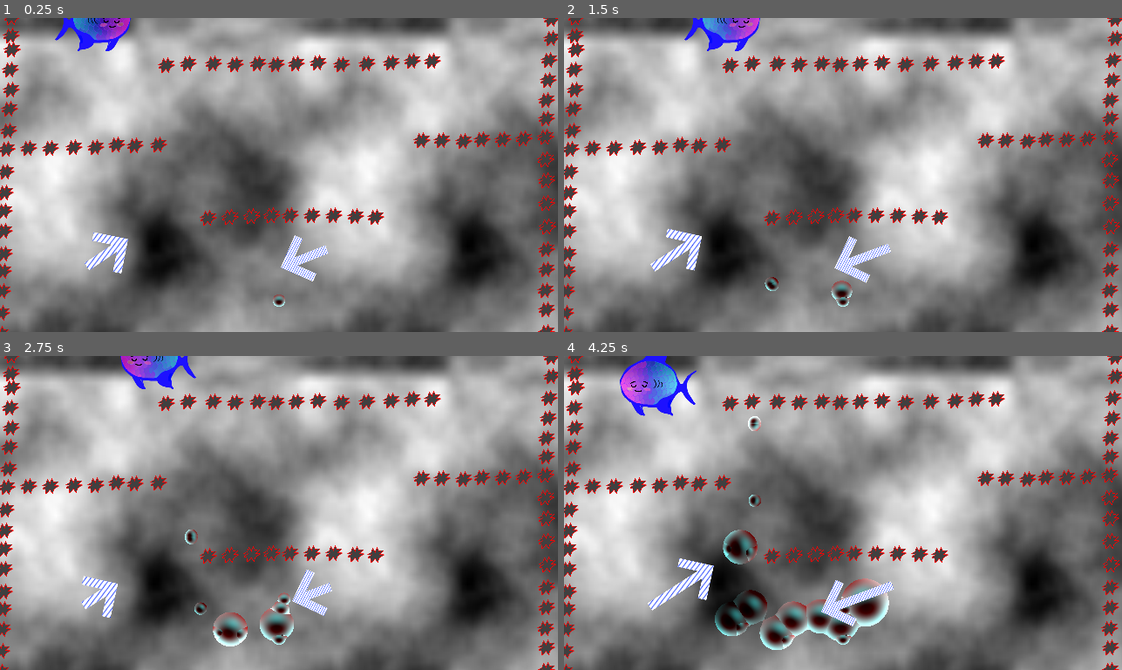
Above: before the commit, frames 1-4 (two rows, left to right).
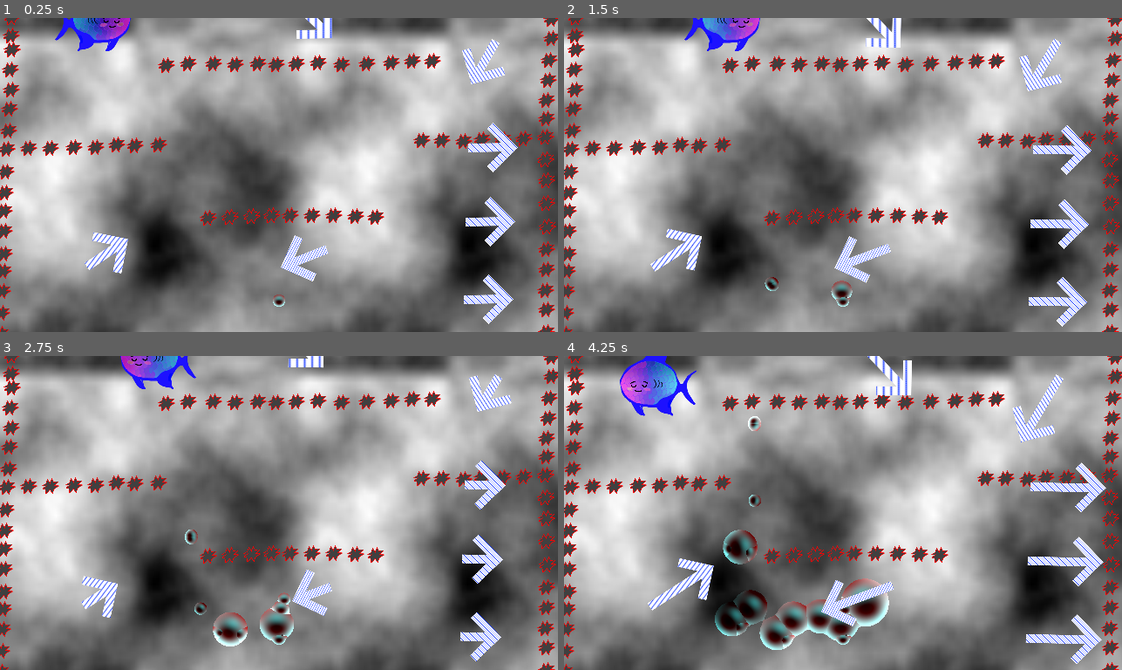
Above: after the commit, the same moments.

Repository: Raattis/ggj25
Game: Godot game, scene res://riku/maailma.tscn
Two runs of this game, one before a commit and one after it. Both use one fixed random seed, a clock stepped at 60 frames per second and the inputs below. The engine's default icon, where the game draws it, is replaced by a stand-in: a white triangle on a blue panel in a dark square.
Inputs (mouse positions are in pixels of both pictures, inside the frame that each line leads up to):
- Up to frame 1 (0.25 s): no input
- Up to frame 2 (1.5 s): move the mouse to (965, 159) at 0.52 s; hold Space (launch) 0.53-1.25 s; click (965, 159) at 0.67 s; drag from (731, 190) to (714, 21) at 1.27 s
- Up to frame 3 (2.75 s): move the mouse to (334, 443) at 2.02 s; hold Middle mouse button (move_camera) from 2.03 s (still down); click (334, 443) at 2.17 s; tap Space (launch) at 2.3 s
- Up to frame 4 (4.25 s): release Middle mouse button (move_camera) at 2.75 s; drag from (815, 575) to (675, 582) at 2.77 s; move the mouse to (1010, 560) at 3.52 s; press the mouse at (1010, 560) at 3.53 s; tap Space (launch) at 3.8 s

The runs differ from the first frame. In frame 1, 2.3% of the frame differs, in the area x 53-93%, y 0-98%; in frame 2, 2.5%; in frame 3, 2.0%; in frame 4, 3.0%, in the area x 54-98%, y 0-99%.

Commit message:
siirreltavien lisays

Diff:
--- a/godot-project/riku/kursori.gd
+++ b/godot-project/riku/kursori.gd
@@ -73,7 +73,12 @@
 	new.impulse_magnitude = impulse_magnitude
 	new.max_angular_velocity = max_angular_velocity
 
+const SIIRRELTAVA = preload("res://riku/siirreltava.tscn")
 func _input(event: InputEvent):
+	if event is InputEventMouseButton and event.double_click and event.button_index == MOUSE_BUTTON_RIGHT:
+		var siirreltava := SIIRRELTAVA.instantiate()
+		$"../siirreltavat".add_child(siirreltava)
+		siirreltava.global_position = get_global_mouse_position()
 	if event.is_action_pressed("launch"):
 		launch()
 	if event.is_action_pressed("remove") and target.get_child_count() > 1:
--- a/godot-project/riku/kursori.tscn
+++ b/godot-project/riku/kursori.tscn
@@ -1,14 +1,9 @@
-[gd_scene load_steps=4 format=3 uid="uid://dafehync2qrhk"]
+[gd_scene load_steps=3 format=3 uid="uid://dafehync2qrhk"]
 
 [ext_resource type="Script" uid="uid://sqcgrmay8wrn" path="res://riku/kursori.gd" id="1_v32km"]
 [ext_resource type="PackedScene" uid="uid://daq0pfywwl0eb" path="res://riku/kupla_gfx.tscn" id="2_v32km"]
 
-[sub_resource type="CircleShape2D" id="CircleShape2D_cspln"]
-
 [node name="kursori" type="Node2D"]
 script = ExtResource("1_v32km")
 
-[node name="ShapeCast2D" type="ShapeCast2D" parent="."]
-shape = SubResource("CircleShape2D_cspln")
-
 [node name="kupla_gfx" parent="." instance=ExtResource("2_v32km")]
--- a/godot-project/riku/maailma.tscn
+++ b/godot-project/riku/maailma.tscn
@@ -291,12 +291,31 @@
 
 [node name="the kalanen" parent="." instance=ExtResource("10_em6w7")]
 
-[node name="siirreltava" parent="." instance=ExtResource("10_msu6y")]
+[node name="siirreltavat" type="Node" parent="."]
+
+[node name="siirreltava" parent="siirreltavat" instance=ExtResource("10_msu6y")]
 position = Vector2(339, 283)
-rotation = -3.50811
-
-[node name="siirreltava2" parent="." instance=ExtResource("10_msu6y")]
+rotation = 2.77507
+
+[node name="siirreltava2" parent="siirreltavat" instance=ExtResource("10_msu6y")]
 position = Vector2(131, 260)
 rotation = -0.58294
 
+[node name="siirreltava3" parent="siirreltavat" instance=ExtResource("10_msu6y")]
+position = Vector2(577, 145)
+
+[node name="siirreltava6" parent="siirreltavat" instance=ExtResource("10_msu6y")]
+position = Vector2(371, 9)
+rotation = 0.785398
+
+[node name="siirreltava7" parent="siirreltavat" instance=ExtResource("10_msu6y")]
+position = Vector2(552, 63)
+rotation = 2.0944
+
+[node name="siirreltava4" parent="siirreltavat" instance=ExtResource("10_msu6y")]
+position = Vector2(574, 230)
+
+[node name="siirreltava5" parent="siirreltavat" instance=ExtResource("10_msu6y")]
+position = Vector2(572, 319)
+
 [connection signal="body_entered" from="cluster" to="cluster" method="_on_body_entered"]
--- a/godot-project/siirreltava.gd
+++ b/godot-project/siirreltava.gd
@@ -20,7 +20,7 @@
 	obu.position = Vector2(0,0)
 
 func _process(delta):
-	if dragging and Input.is_mouse_button_pressed(MOUSE_BUTTON_LEFT):
+	if dragging and Input.is_mouse_button_pressed(MOUSE_BUTTON_RIGHT):
 		global_position = get_global_mouse_position() + offset
 	else:
 		if dragging and (start - get_global_mouse_position()).length() < 3:
@@ -35,10 +35,12 @@
 		if event.is_pressed() and (event.button_index == MOUSE_BUTTON_WHEEL_UP or event.button_index == MOUSE_BUTTON_WHEEL_DOWN):
 			var rot := 1.0 if event.button_index == MOUSE_BUTTON_WHEEL_UP else -1.0
 			obu.rotate(rot * PI / 16)
+		if event.is_pressed() and (event.button_index == MOUSE_BUTTON_LEFT):
+			queue_free()
 
 	if event is InputEventMouse:
 		if event is InputEventMouseButton and event.pressed and is_mouse_over():
-			if (event as InputEventMouseButton).button_index == MOUSE_BUTTON_LEFT:
+			if (event as InputEventMouseButton).button_index == MOUSE_BUTTON_RIGHT:
 				dragging = true
 				start = get_global_mouse_position()
 				offset = global_position - get_global_mouse_position()
Not shown: 1 places in godot-project/vesa/virtanen.tscn that only renumber resources
